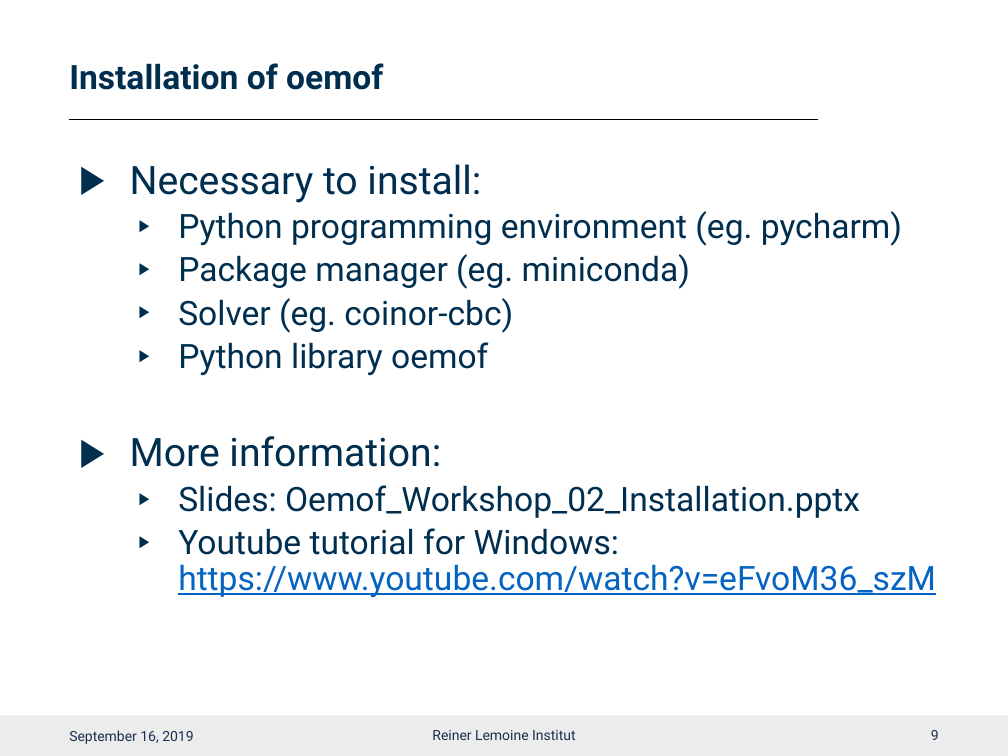
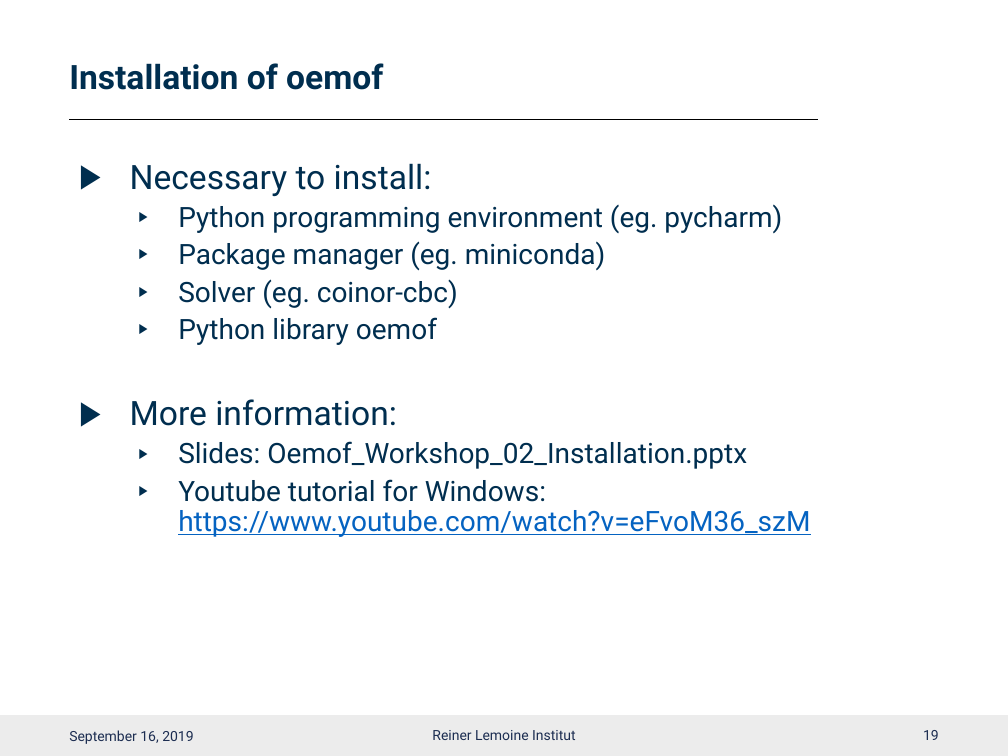
Before and after one commit to smartie2076/oemof_workshop, a slide deck: slide 20 of Oemof_Workshop_03_Basics.pptx (slide 10 before the commit). Drawn at 1008x756 pixels with LibreOffice and Linux fonts; fonts in the diff are those of the drawing; background and template pictures are left out. Boxes give left, top, right and bottom in pixels: in the first picture for what was removed or moved away, otherwise in the second. Text is boxed around its words. In the diff, an @@ line names an element or a change of style, - is before the commit and + after.

```diff
--- a/Oemof_Workshop_03_Basics.pptx
+++ b/Oemof_Workshop_03_Basics.pptx
@@ text "Necessary to install:" at box(130, 163, 810, 537): size 28 to 24 pt in "Necessary to install:", "More information:"; size 24 to 20 pt in "Python programming environment (eg. pycharm)", "Package manager (eg. miniconda)", "Solver (eg. coinor-cbc)", "Python library oemof" and 2 more places @@
@@ page number at box(923, 730, 939, 740): text changed @@
-9
+19
```
Also in this commit, not shown: 17 other slides changed, 1 slide added, 1 slide removed, 4 other files.
